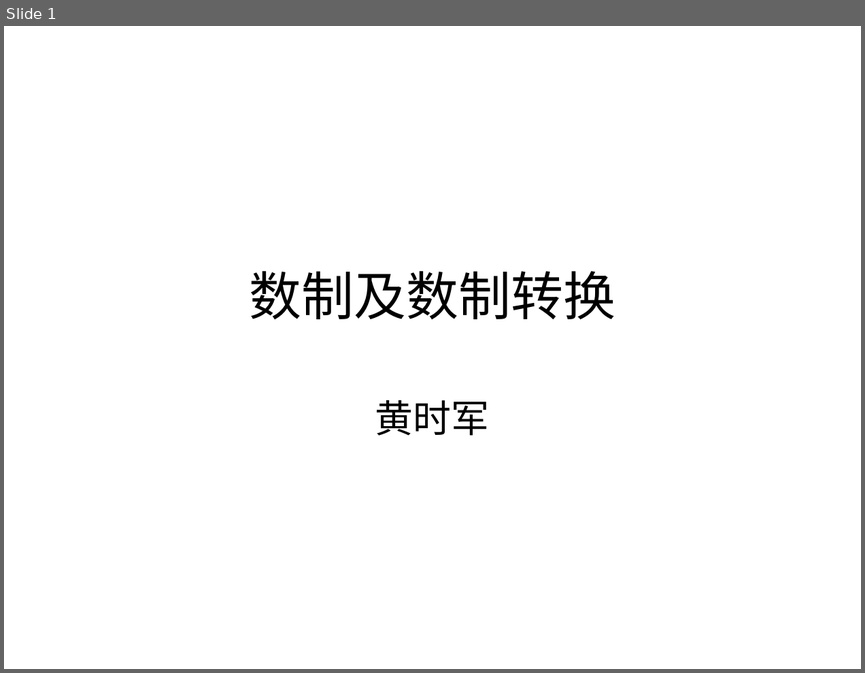
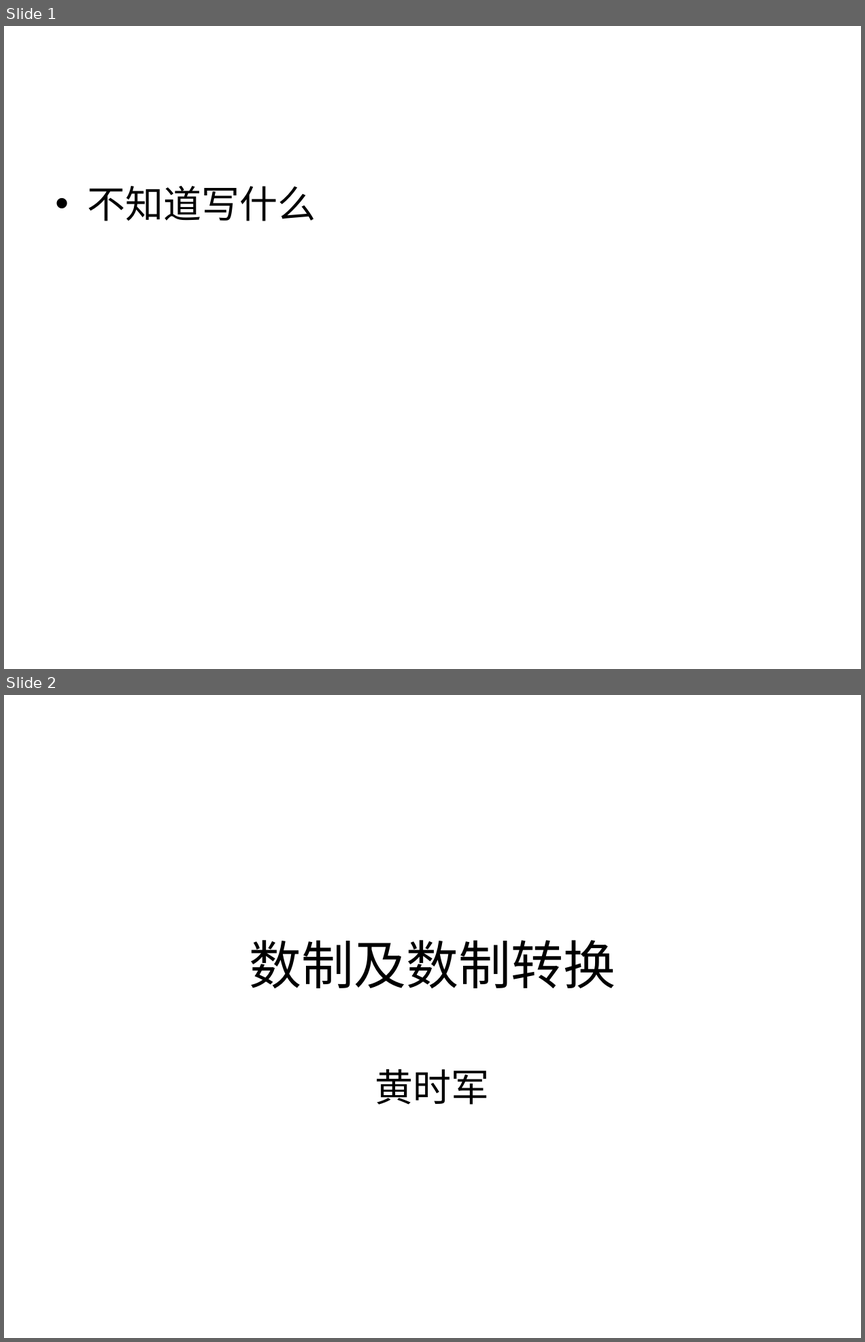
Before and after one commit to mrcshsj/PPsystem, a slide deck: aaa.ppt. Shown one above the other, each under a label of ours: slide 1 before the commit, slides 1 and 2 after it. The pictures are 865x673 and 865x1342 pixels, drawn with LibreOffice and Linux fonts; fonts in the diff are those of the drawing. Boxes give left, top, right and bottom in pixels: in the first picture for what was removed or moved away, otherwise in the second. Text is boxed around its words. In the diff, an @@ line names an element or a change of style, - is before the commit and + after.

Commit message:
second commit

```diff
--- a/aaa.ppt
+++ b/aaa.ppt
@@ slide 1 added at (4,26,861,669), background #FFFFFF @@
@@ text added at (88,186,316,221), 32 pt, text #000000 @@
+• 不知道写什么
@@ what was slide 1 is now slide 2 @@
```
